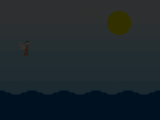
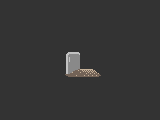
Layer changes from the first 160 × 120 image to the second:
hid "Layer 3" over [9, 102, 160, 115]
hid "Layer 2" over [0, 0, 160, 120]
added layer "Layer 5" above "Layer 0" over [65, 52, 101, 77]
renamed "Background" to "Layer 0", opacity 100% → 80% over [0, 0, 160, 120]
